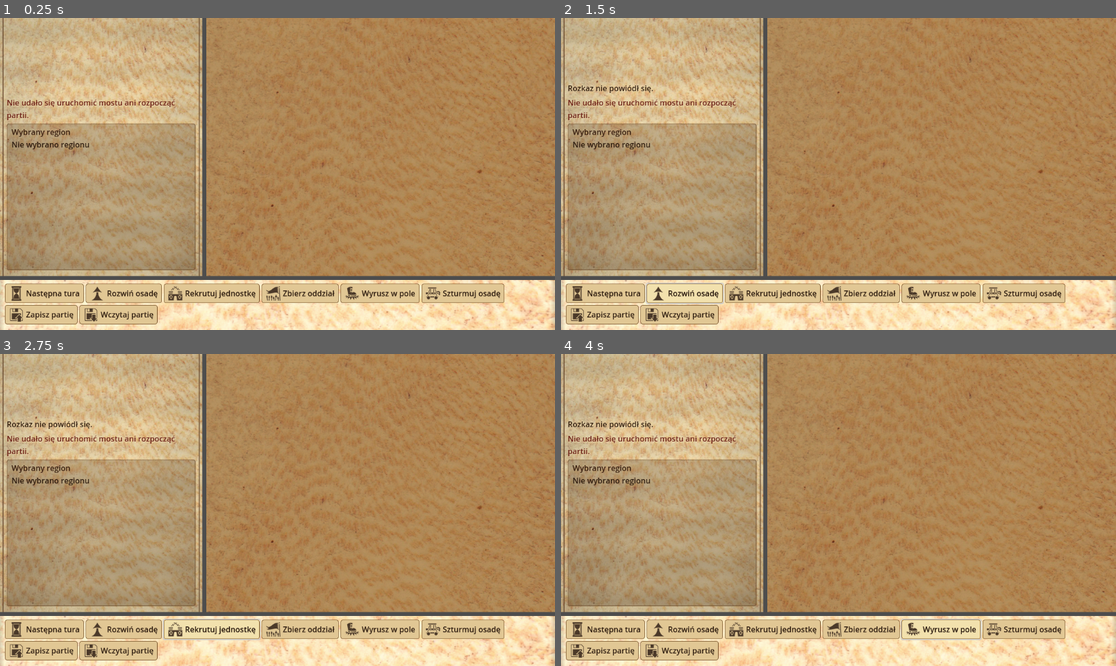
Above: before the commit, frames 1-4 (two rows, left to right).
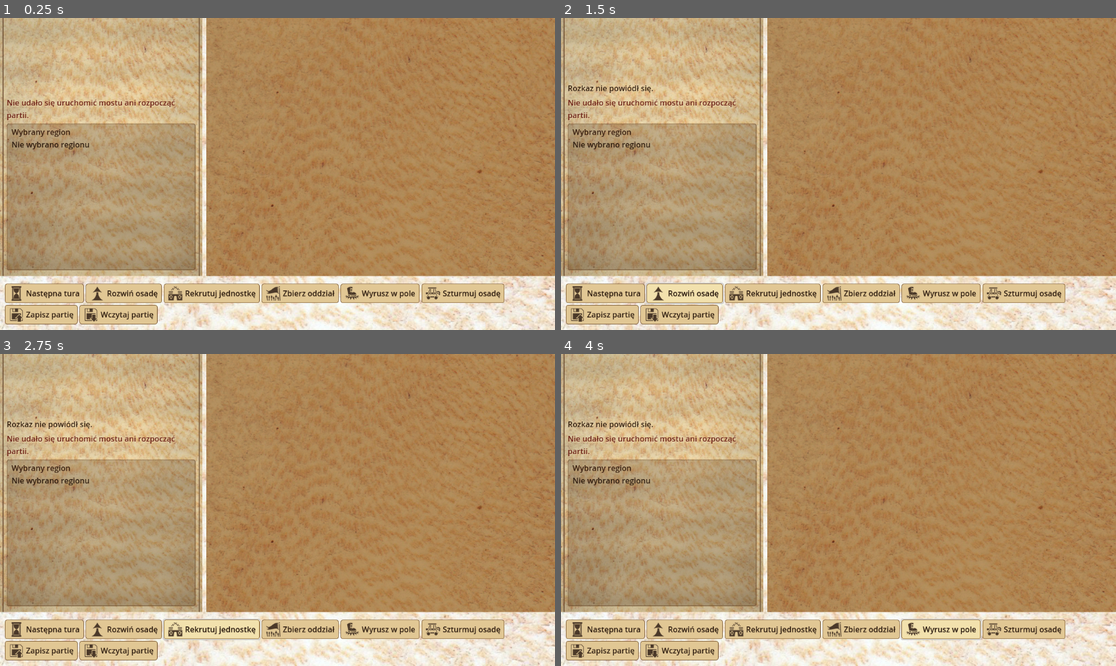
Above: after the commit, the same moments.

Repository: sochiera/total-battle-brothers-for-wesnoth
Game: Godot game, scene res://scenes/main.tscn
Two runs of this game, one before a commit and one after it. Both use one fixed random seed, a clock stepped at 60 frames per second and the inputs below.
Inputs:
- Up to frame 1 (0.25 s): no input
- Up to frame 2 (1.5 s): click "Następna tura" at 0.5 s; click "Rozwiń osadę" at 1.25 s
- Up to frame 3 (2.75 s): click "Rekrutuj jednostkę" at 2 s
- Up to frame 4 (4 s): click "Zbierz oddział" at 2.75 s; click "Wyrusz w pole" at 3.5 s

The runs differ from the first frame. In frame 1, 8.4% of the frame differs, in the area x 0-100%, y 0-100%; in frame 2, 8.4%; in frame 3, 8.3%; in frame 4, 8.4%.

Commit message:
feat: G100.1d [GRAFIKA] — pełny ekran bez chrome prototypu

Diff:
--- a/game/scenes/main.tscn
+++ b/game/scenes/main.tscn
@@ -41,6 +41,18 @@
 grow_vertical = 2
 script = ExtResource("1_main")
 
+[node name="StrategicWindowBackground" type="TextureRect" parent="."]
+layout_mode = 1
+anchors_preset = 15
+anchor_right = 1.0
+anchor_bottom = 1.0
+grow_horizontal = 2
+grow_vertical = 2
+texture = ExtResource("4_map_background")
+expand_mode = 1
+stretch_mode = 6
+mouse_filter = 2
+
 [node name="MainLayout" type="VBoxContainer" parent="."]
 layout_mode = 1
 anchors_preset = 15
--- a/game/scripts/main.gd
+++ b/game/scripts/main.gd
@@ -15,6 +15,10 @@
 # Both axes feed OrderControls.custom_minimum_size so the parchment bar does
 # not under-report size when MainLayout sizes from content minima.
 const ORDER_BAR_CONTENT_PAD := Vector2(20.0, 16.0)
+# G100.1d: full-window parchment under MainLayout (see main.tscn).
+# Reuses strategic_map_background.png until a dedicated window sheet exists.
+const WINDOW_BACKGROUND_NODE := "StrategicWindowBackground"
+const WINDOW_BACKGROUND_RES := "res://assets/strategic_map_background.png"
 
 
 var _client: Variant = null
@@ -23,11 +27,28 @@
 var _default_march_label := ""
 
 func _ready() -> void:
+	_ensure_strategic_window_background()
 	_default_march_label = %MarchButton.text
 	_apply_order_button_state_styles()
 	_sync_order_controls_minimum_size()
 	%MapView.region_selected.connect(_on_region_selected)
 	start_session(BridgeConfig.from_environment())
+
+
+func _ensure_strategic_window_background() -> void:
+	## Keep the window parchment as the first full-rect sibling under Main so
+	## container gaps never fall back to default grey chrome (G100.1d).
+	var bg := get_node_or_null(WINDOW_BACKGROUND_NODE) as TextureRect
+	if bg == null:
+		return
+	if bg.get_index() != 0:
+		move_child(bg, 0)
+	if bg.texture == null:
+		bg.texture = load(WINDOW_BACKGROUND_RES) as Texture2D
+	bg.set_anchors_and_offsets_preset(Control.PRESET_FULL_RECT)
+	bg.mouse_filter = Control.MOUSE_FILTER_IGNORE
+	bg.expand_mode = TextureRect.EXPAND_IGNORE_SIZE
+	bg.stretch_mode = TextureRect.STRETCH_KEEP_ASPECT_COVERED
 
 
 func _order_action_buttons() -> Array[Button]:
--- /dev/null
+++ b/game/tests/capture_window_background_review.gd
@@ -0,0 +1,186 @@
+extends SceneTree
+
+
+## One-shot review capture for G100.1d (task-569). Run with a real display
+## (not --headless): headless uses the dummy renderer and cannot sample pixels.
+## Writes 1152×648 PNGs under res://screenshots/: fresh party, selected region,
+## and visible battle after full-window parchment.
+
+const MAIN_SCENE_PATH := "res://scenes/main.tscn"
+const SnapshotModel = preload("res://scripts/snapshot_model.gd")
+const PartyMapMark = preload("res://tests/party_map_mark_helpers.gd")
+const VIEWPORT_W := 1152.0
+const VIEWPORT_H := 648.0
+const FRESH_PATH := "res://screenshots/task-569-fresh-1152x648.png"
+const SELECTED_PATH := "res://screenshots/task-569-selected-region-1152x648.png"
+const BATTLE_PATH := "res://screenshots/task-569-visible-battle-1152x648.png"
+
+const REGION_PLAYER := "Gród Własny"
+const REGION_NEUTRAL := "Puste Pole"
+const REGION_AI := "Twierdza AI"
+
+
+func _init() -> void:
+	call_deferred("_run")
+
+
+func _run() -> void:
+	root.size = Vector2i(int(VIEWPORT_W), int(VIEWPORT_H))
+
+	var scene: PackedScene = ResourceLoader.load(MAIN_SCENE_PATH) as PackedScene
+	if scene == null:
+		printerr("capture_window_background_review: cannot load main scene")
+		quit(2)
+		return
+
+	var scene_root: Control = scene.instantiate() as Control
+	if scene_root == null:
+		printerr("capture_window_background_review: cannot instantiate main scene")
+		quit(2)
+		return
+
+	root.add_child(scene_root)
+	scene_root.set_anchors_and_offsets_preset(Control.PRESET_FULL_RECT)
+	scene_root.size = Vector2(VIEWPORT_W, VIEWPORT_H)
+
+	for _i in 4:
+		await process_frame
+
+	if not scene_root.has_method("apply_model"):
+		printerr("capture_window_background_review: Main.apply_model missing")
+		quit(3)
+		return
+
+	var map_view: Node = scene_root.find_child("MapView", true, false)
+
+	# 1) Fresh party — empty selection, no battle, full-window parchment.
+	scene_root.call("apply_model", _model_full())
+	for _i in 5:
+		await process_frame
+	if not _save_viewport(FRESH_PATH):
+		quit(4)
+		return
+	print("CAPTURED ", FRESH_PATH)
+
+	# 2) Selected player region — panel hierarchy + map target frame.
+	await _click_region(map_view, REGION_PLAYER)
+	for _i in 4:
+		await process_frame
+	if not _save_viewport(SELECTED_PATH):
+		quit(5)
+		return
+	print("CAPTURED ", SELECTED_PATH)
+
+	# 3) Visible battle — BattleView open; controls still on-screen.
+	scene_root.call("apply_model", _model_with_battle())
+	for _i in 5:
+		await process_frame
+	if not _save_viewport(BATTLE_PATH):
+		quit(6)
+		return
+	print("CAPTURED ", BATTLE_PATH)
+	quit(0)
+
+
+func _save_viewport(res_path: String) -> bool:
+	var tex = root.get_texture()
+	if tex == null:
+		printerr("capture_window_background_review: viewport texture null (use non-headless)")
+		return false
+	var img: Image = tex.get_image()
+	if img == null:
+		printerr("capture_window_background_review: get_image null")
+		return false
+	if img.get_width() != int(VIEWPORT_W) or img.get_height() != int(VIEWPORT_H):
+		printerr(
+			"capture_window_background_review: unexpected size %sx%s"
+			% [img.get_width(), img.get_height()]
+		)
+		return false
+	var abs_path := ProjectSettings.globalize_path(res_path)
+	var err := img.save_png(abs_path)
+	if err != OK:
+		printerr("capture_window_background_review: save_png failed ", err, " ", abs_path)
+		return false
+	return true
+
+
+func _model_full() -> SnapshotModel:
+	var model := SnapshotModel.new()
+	model.year = 1
+	model.month = 1
+	model.player_result = "ongoing"
+	model.regions = [
+		{
+			"name": REGION_PLAYER,
+			"col": 0,
+			"row": 0,
+			"owner": "player",
+			"settlement": {"name": "Player Keep"},
+			"party": {"owner": "player"},
+		},
+		{
+			"name": REGION_NEUTRAL,
+			"col": 1,
+			"row": 0,
+			"owner": null,
+			"settlement": null,
+			"party": null,
+		},
+		{
+			"name": REGION_AI,
+			"col": 2,
+			"row": 0,
+			"owner": "ai",
+			"settlement": {"name": "AI Outpost"},
+			"party": {"owner": "ai"},
+		},
+	]
+	model.player_duchy_status = {"morale": 1, "settlements": 1, "parties": 1}
+	model.player_party_region = REGION_PLAYER
+	model.battle = null
+	return model
+
+
+func _model_with_battle() -> SnapshotModel:
+	var model := _model_full()
+	model.battle = {
+		"result": "attacker_win",
+		"hexes": [
+			{"q": 0, "r": 0, "terrain": "Plains", "side": "attacker", "hp": 10},
+			{"q": 1, "r": 0, "terrain": "Plains", "side": "defender", "hp": 8},
+		],
+	}
+	return model
+
+
+func _click_region(map_view: Node, region_name: String) -> void:
+	if map_view == null:
+		return
+	var tile: Control = _find_region_tile(map_view, region_name)
+	if tile == null:
+		printerr("capture_window_background_review: tile missing for ", region_name)
+		return
+	var center: Vector2 = tile.get_global_rect().get_center()
+	var press := InputEventMouseButton.new()
+	press.button_index = MOUSE_BUTTON_LEFT
+	press.pressed = true
+	press.position = center
+	press.global_position = center
+	var release := InputEventMouseButton.new()
+	release.button_index = MOUSE_BUTTON_LEFT
+	release.pressed = false
+	release.position = center
+	release.global_position = center
+	var vp: Viewport = tile.get_viewport()
+	if vp == null:
+		return
+	vp.push_input(press)
+	vp.push_input(release)
+
+
+func _find_region_tile(map_view: Node, region_name: String) -> Control:
+	var label: Label = PartyMapMark.find_label_with_text(map_view, region_name)
+	if label == null:
+		return null
+	return PartyMapMark.tile_control(label, map_view)
--- a/game/tests/scene_layout_probe.gd
+++ b/game/tests/scene_layout_probe.gd
@@ -20,6 +20,12 @@
 const BACKGROUND_RES := "res://assets/strategic_map_background.png"
 const STATUS_BACKGROUND_RES := "res://assets/strategic_status_background.png"
 const ORDER_BAR_BACKGROUND_RES := "res://assets/order_bar_background.png"
+const WINDOW_BACKGROUND_RESOURCES: Array[String] = [
+	"res://assets/strategic_window_background.png",
+	BACKGROUND_RES,
+	STATUS_BACKGROUND_RES,
+	ORDER_BAR_BACKGROUND_RES,
+]
 
 const CONTROL_NAMES: Array[String] = [
 	"DateLabel",
@@ -116,6 +122,7 @@
 		"map_view": map_state,
 		"status_card": _status_card_state(scene_root),
 		"order_bar": _order_bar_state(scene_root),
+		"window_background": _window_background_state(scene_root),
 		"background_res": BACKGROUND_RES,
 	}))
 	quit(0)
@@ -166,7 +173,7 @@
 	# Observable: some textured control covers the map panel with the strategic
 	# background asset. Do not require a fixed node name or parent (refactor-
 	# friendly); only path + coverage of the MapView rect.
-	var bg: Dictionary = _strategic_background_over(scene_root, rect)
+	var bg: Dictionary = _strategic_background_over(map_view, rect)
 	return {
 		"found": true,
 		"x": rect.position.x,
@@ -204,6 +211,64 @@
 		"background_covers_panel": bool(bg.get("covers", false)),
 		"button_states": _order_button_states(scene_root),
 	}
+
+
+func _window_background_state(scene_root: Node) -> Dictionary:
+	var window_rect := Rect2(Vector2.ZERO, Vector2(VIEWPORT_W, VIEWPORT_H))
+	var main_layout: Node = scene_root.find_child("MainLayout", false, false)
+	var stack: Array[Node] = [scene_root]
+	var best_state := {
+		"found": false,
+		"background_path": "",
+		"background_covers_window": false,
+		"visible": false,
+		"covered_stretch": false,
+		"below_main_layout": false,
+	}
+	var best_score := -1
+	while not stack.is_empty():
+		var node: Node = stack.pop_back()
+		for child: Node in node.get_children():
+			stack.append(child)
+		if not node is TextureRect:
+			continue
+		var texture_rect := node as TextureRect
+		if texture_rect.texture == null:
+			continue
+		var path := str(texture_rect.texture.resource_path)
+		if path not in WINDOW_BACKGROUND_RESOURCES:
+			continue
+		var below_content := (
+			main_layout != null
+			and texture_rect.get_parent() == main_layout.get_parent()
+			and texture_rect.get_index() < main_layout.get_index()
+		)
+		var covered_stretch := (
+			texture_rect.stretch_mode == TextureRect.STRETCH_KEEP_ASPECT_COVERED
+		)
+		var covers_window := _rect_covers(
+			texture_rect.get_global_rect(), window_rect, 1.0
+		)
+		var candidate := {
+			"found": true,
+			"background_path": path,
+			"background_covers_window": covers_window,
+			"visible": texture_rect.visible,
+			"covered_stretch": covered_stretch,
+			"below_main_layout": below_content,
+		}
+		var score := (
+			int(covers_window)
+			+ int(texture_rect.visible)
+			+ int(covered_stretch)
+			+ int(below_content)
+		)
+		if score > best_score:
+			best_state = candidate
+			best_score = score
+		if score == 4:
+			return candidate
+	return best_state
 
 
 func _order_button_states(scene_root: Node) -> Dictionary:
@@ -248,8 +313,10 @@
 	return states
 
 
-func _strategic_background_over(scene_root: Node, map_rect: Rect2) -> Dictionary:
-	return _background_over(scene_root, map_rect, BACKGROUND_RES)
+func _strategic_background_over(map_view: Node, map_rect: Rect2) -> Dictionary:
+	# Search only the map panel subtree. A full-window sibling using the same
+	# texture must not satisfy the independent MapView background contract.
+	return _background_over(map_view, map_rect, BACKGROUND_RES)
 
 
 func _background_over(scene_root: Node, panel_rect: Rect2, resource_path: String) -> Dictionary:
Binary file added: game/screenshots/task-569-fresh-1152x648.png
Not shown, added: game/screenshots/task-569-fresh-1152x648.png.import
Binary file added: game/screenshots/task-569-selected-region-1152x648.png
Not shown, added: game/screenshots/task-569-selected-region-1152x648.png.import
Binary file added: game/screenshots/task-569-visible-battle-1152x648.png
Not shown, added: game/screenshots/task-569-visible-battle-1152x648.png.import
Not shown, changed: docs/ARCHITECTURE.md
Not shown, changed: tests/test_godot_main_scene_layout.py
